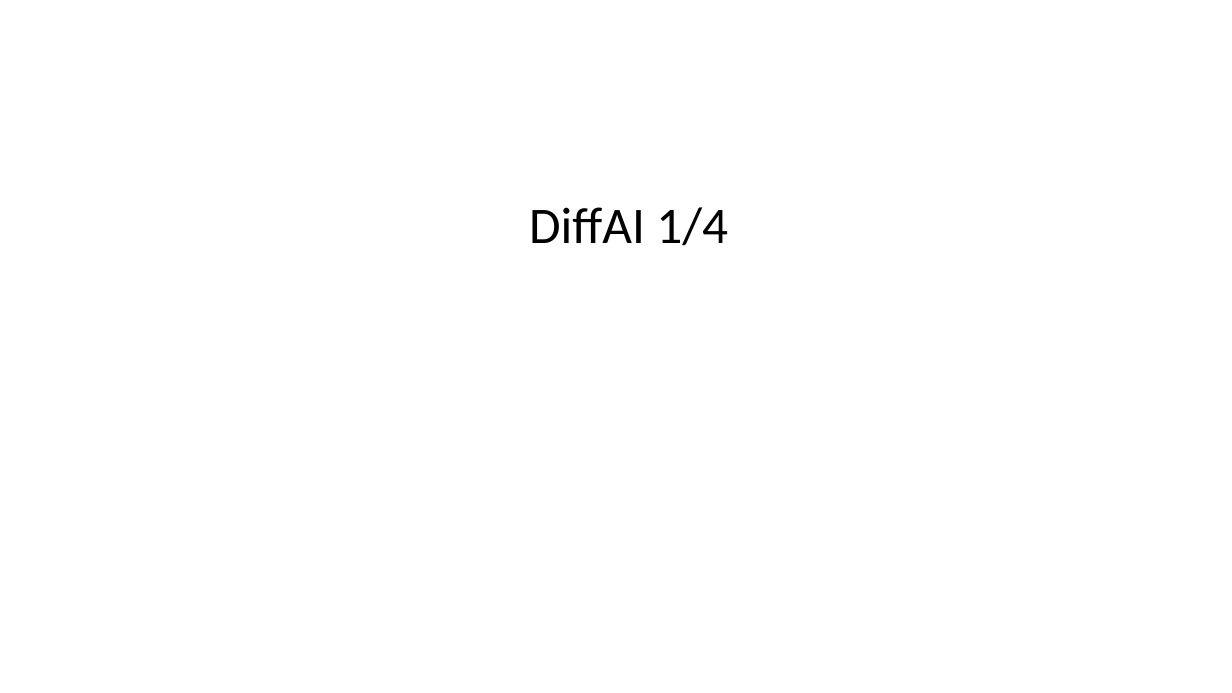
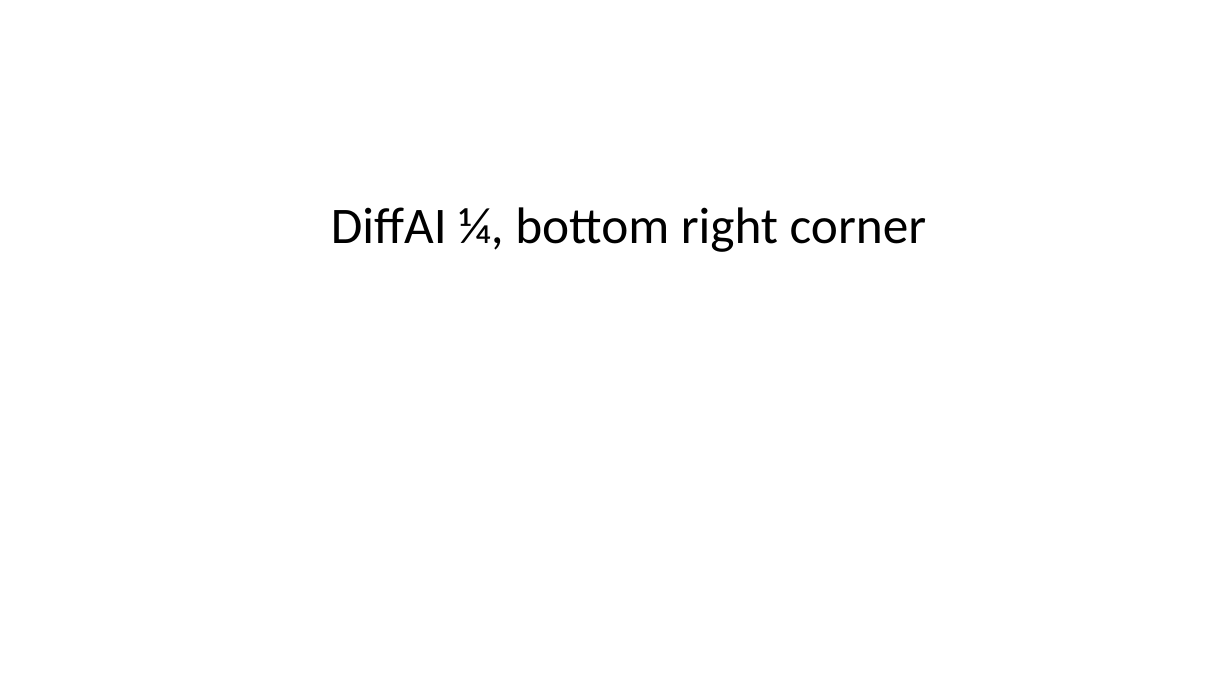
Before and after one commit to blaisegenest/vericompensate, a slide deck: slide 8 of lipschitz/Test.pptx. Drawn at 1232x693 pixels with LibreOffice and Linux fonts; fonts in the diff are those of the drawing. Boxes give left, top, right and bottom in pixels: in the first picture for what was removed or moved away, otherwise in the second. Text is boxed around its words. In the diff, an @@ line names an element or a change of style, - is before the commit and + after.

```diff
--- a/lipschitz/Test.pptx
+++ b/lipschitz/Test.pptx
@@ text at box(331, 207, 926, 252): text changed @@
-DiffAI 1/4
+DiffAI ¼, bottom right corner
```
Also in this commit, not shown: 5 other slides changed, 1 other file.
